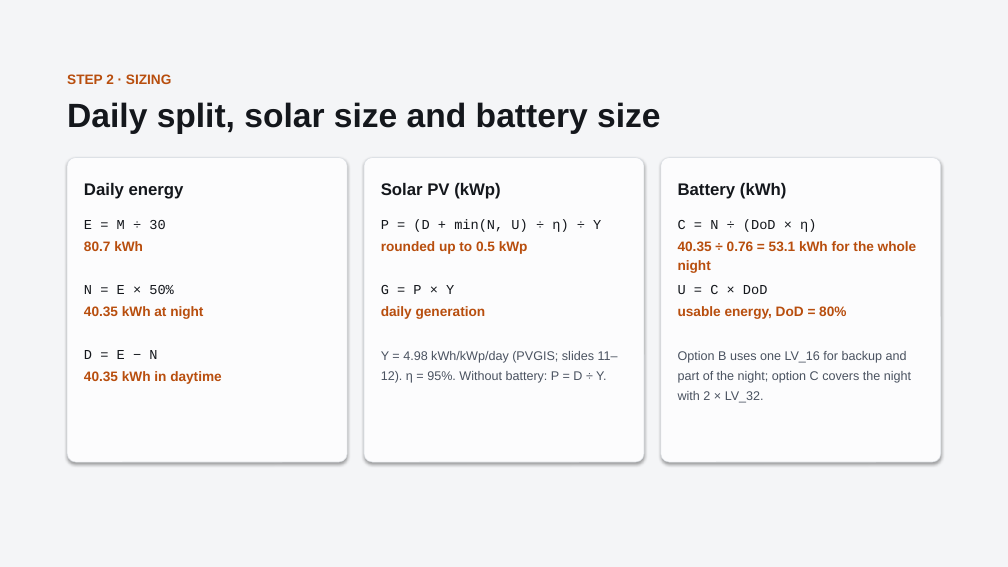
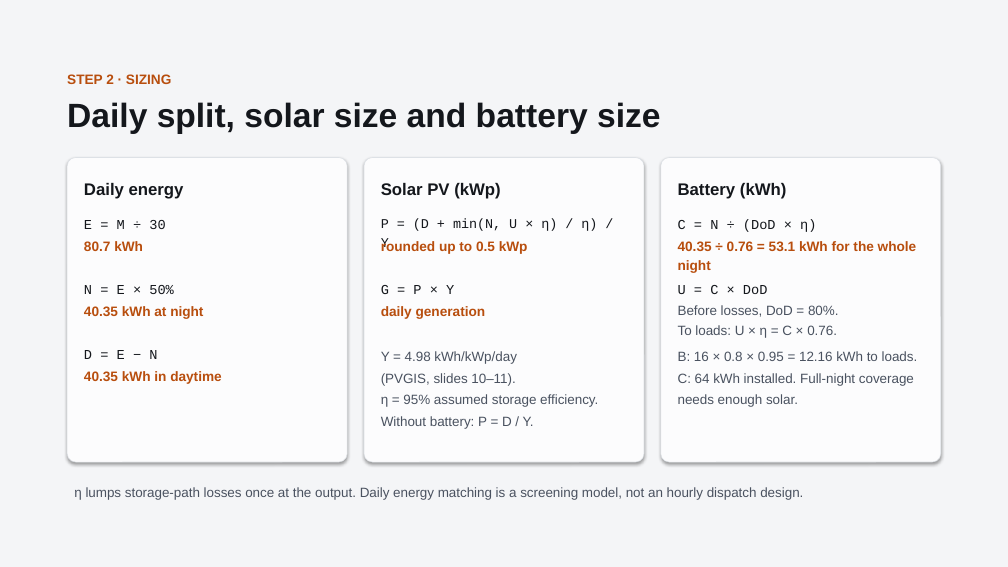
Before and after one commit to boodyelkady1998-sudo/avesta-bess-sizing-tool, a slide deck: slide 3 of El_Mo3alem_Juice_Shop_Solar_BESS.pptx (slide 4 before the commit). Drawn at 1008x567 pixels with LibreOffice and Linux fonts; fonts in the diff are those of the drawing. Boxes give left, top, right and bottom in pixels: in the first picture for what was removed or moved away, otherwise in the second. Text is boxed around its words. In the diff, an @@ line names an element or a change of style, - is before the commit and + after.

```diff
--- a/El_Mo3alem_Juice_Shop_Solar_BESS.pptx
+++ b/El_Mo3alem_Juice_Shop_Solar_BESS.pptx
@@ text at [381, 218, 597, 252]: text changed; size 13 to 12.8 pt @@
-P = (D + min(N, U) ÷ η) ÷ Y
+P = (D + min(N, U × η) / η) / Y
@@ text at [678, 305, 838, 338]: text changed; size 13 to 12.8 pt; text colour #B84E0E to #4A5260; bold off @@
-usable energy, DoD = 80%
+Before losses, DoD = 80%.
+To loads: U × η = C × 0.76.
@@ text at [381, 351, 598, 429]: text changed; size 12 to 12.8 pt @@
-Y = 4.98 kWh/kWp/day (PVGIS; slides 11–12). η = 95%. Without battery: P = D ÷ Y.
+Y = 4.98 kWh/kWp/day
+(PVGIS, slides 10–11).
+η = 95% assumed storage efficiency. Without battery: P = D / Y.
@@ text at [678, 351, 918, 407]: text changed; size 12 to 12.8 pt @@
-Option B uses one LV_16 for backup and part of the night; option C covers the night with 2 × LV_32.
+B: 16 × 0.8 × 0.95 = 12.16 kWh to loads.
+C: 64 kWh installed. Full-night coverage needs enough solar.
@@ text added at [74, 487, 803, 500], 12.8 pt, text #4A5260 @@
+η lumps storage-path losses once at the output. Daily energy matching is a screening model, not an hourly dispatch design.
```
Also in this commit, not shown: 8 other slides changed, 1 slide removed.
